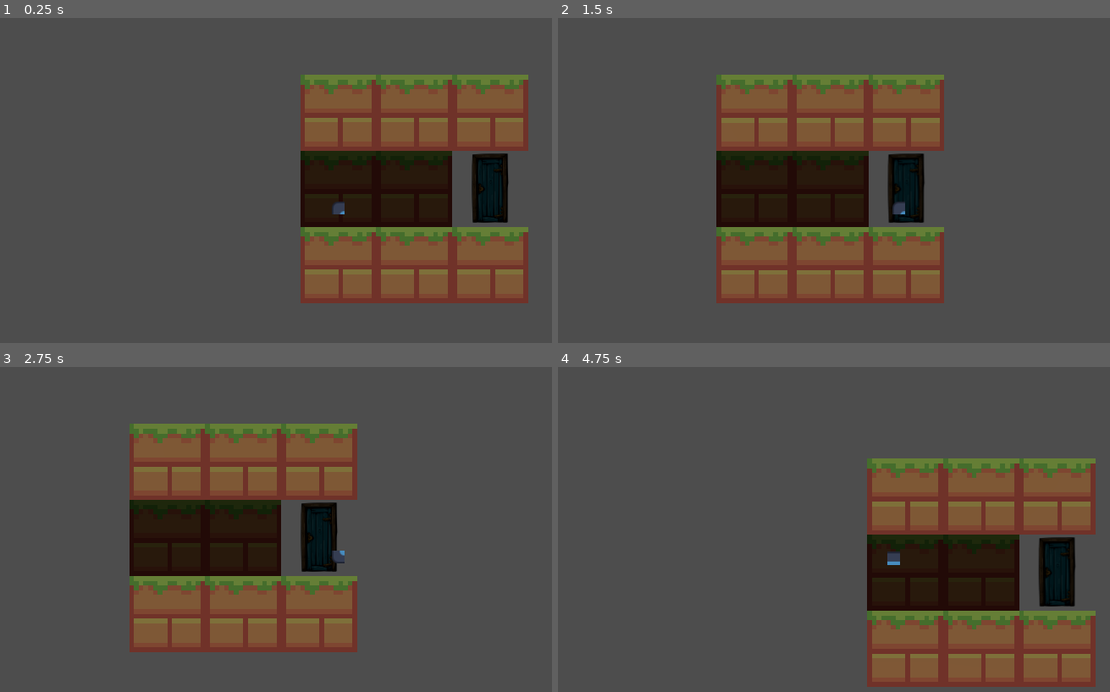
Above: before the commit, frames 1-4 (two rows, left to right).
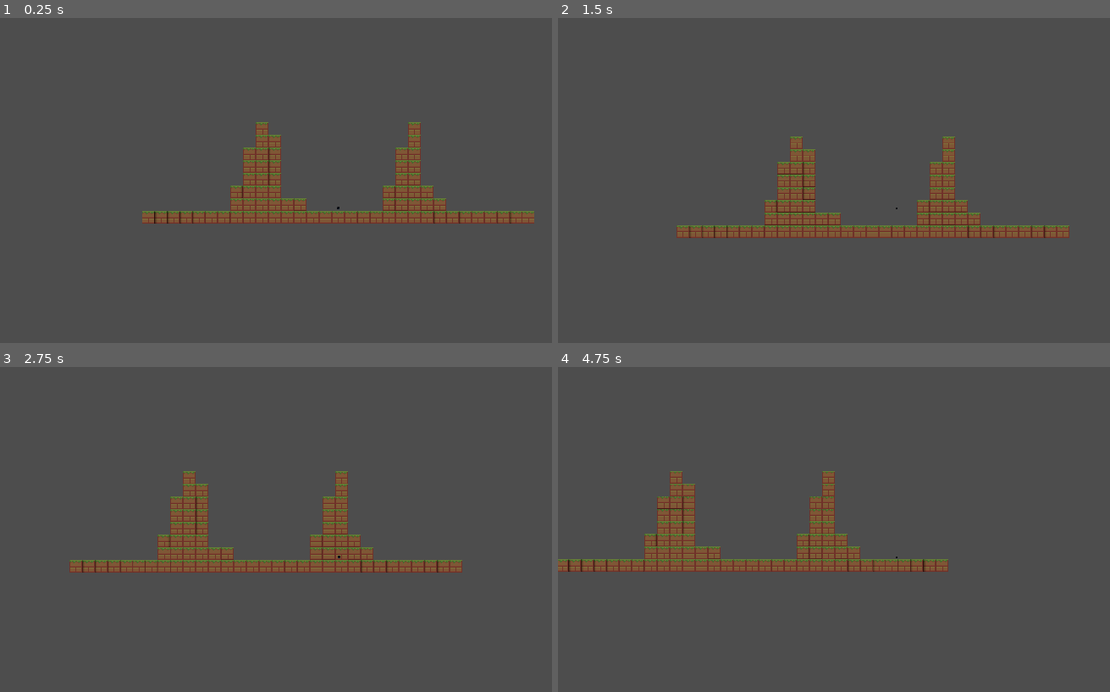
Above: after the commit, the same moments.

Repository: MagnusLucas/Fez-like
Game: Godot game, scene res://game.tscn
Two runs of this game, one before a commit and one after it. Both use one fixed random seed, a clock stepped at 60 frames per second and the inputs below. The engine's default icon, where the game draws it, is replaced by a stand-in: a white triangle on a blue panel in a dark square.
Inputs:
- Up to frame 1 (0.25 s): no input
- Up to frame 2 (1.5 s): tap Enter at 0.5 s; hold D (go_right) 0.53-1.28 s; tap Space (jump) at 0.77 s; hold S (rotate_down) from 1.28 s (still down)
- Up to frame 3 (2.75 s): tap Space (jump) at 1.52 s; release S (rotate_down) at 2.03 s; hold D (go_right) from 2.03 s (still down)
- Up to frame 4 (4.75 s): release D (go_right) at 2.78 s; hold W (rotate_up) 2.78-3.53 s; tap Space (jump) at 3.02, 3.77, 4.52 s; hold A (go_left) from 3.53 s (still down)

The runs differ from the first frame. In frame 1, 30% of the frame differs, in the area x 25-97%, y 17-88%; in frame 2, 30%; in frame 3, 29%; in frame 4, 33%, in the area x 0-98%, y 28-99%.

Commit message:
VERY wonky player position correction

Diff:
--- a/Map/map.gd
+++ b/Map/map.gd
@@ -84,6 +84,27 @@
 				return AABB(cell_position, first_axis_cell - cell_position)
 	return AABB(last_axis_cell, first_axis_cell - last_axis_cell)
 
+# [found_correct_ground : bool, ground_coordinates]
+func find_ground(player_position : Vector3i, player_down : Vector3i = Vector3i.DOWN) -> Array:
+	var used_AABB : AABB = get_used_AABB()
+	var axis : Vector3 = camera_origin.get_camera_normal()
+	var axis_coordinates = (Vector3.ONE - abs(axis)) * Vector3(player_position)
+
+	# Making sure the iteration always goes along FORWARD of camera, so that first seen cell is the end of view
+	var first_axis_cell : Vector3i = (used_AABB.end if axis == abs(axis)
+		else used_AABB.position) * axis + axis_coordinates
+	var _last_axis_cell : Vector3i = (used_AABB.position if axis == abs(axis)
+		else used_AABB.end) * axis + axis_coordinates
+
+	for coordinate in abs(axis.dot(used_AABB.size)) + 1:
+		var cell_position : Vector3i = Vector3(first_axis_cell) - abs(axis) * coordinate
+
+		# first_cell > cell_position > last_cell
+		if (get_cell_item(cell_position) != INVALID_CELL_ITEM and
+			get_cell_item(cell_position + player_down) == INVALID_CELL_ITEM):
+			return [true, cell_position]
+	return [false, Vector3i.ZERO]
+
 func cell_in_view(cell_position : Vector3i) -> bool:
 	var camera_normal : Vector3i = camera_origin.get_camera_normal()
 	return get_visible_cells_in_axis(cell_position, camera_normal).has_point(cell_position)
--- a/game.tscn
+++ b/game.tscn
@@ -1,6 +1,6 @@
 [gd_scene load_steps=2 format=3 uid="uid://3iay6ji5nbek"]
 
-[ext_resource type="PackedScene" uid="uid://clpoi7ggf0pur" path="res://Map/map.tscn" id="1_80nbo"]
+[ext_resource type="PackedScene" uid="uid://dj82xvj8n5tju" path="res://Map/bigger_map.tscn" id="1_80nbo"]
 
 [node name="Game" type="Node3D"]
 
--- a/player.gd
+++ b/player.gd
@@ -62,9 +62,9 @@
 	# might look for ceiling to hit when done like that...
 	if !is_on_floor() and future_mesh_id == EMPTY_CELL_ID:
 		print_debug("Looking for ground to fall on")
-		#var correct_cell_position : Vector3i = map.find_cell_in_row(map.mesh_library.find_item_by_name("Wall"))
-		#if correct_cell_position:
-			#move_to_cell(correct_cell_position)
+		var if_found_coordinates = map.find_ground(future_cell_position, basis.y)
+		if if_found_coordinates[0]:
+			move_to_cell(if_found_coordinates[1])
 
 	if is_on_floor():
 		if !map.cell_in_view(future_cell_position):
Not shown: 1 places in Map/bigger_map.tscn that only renumber resources
